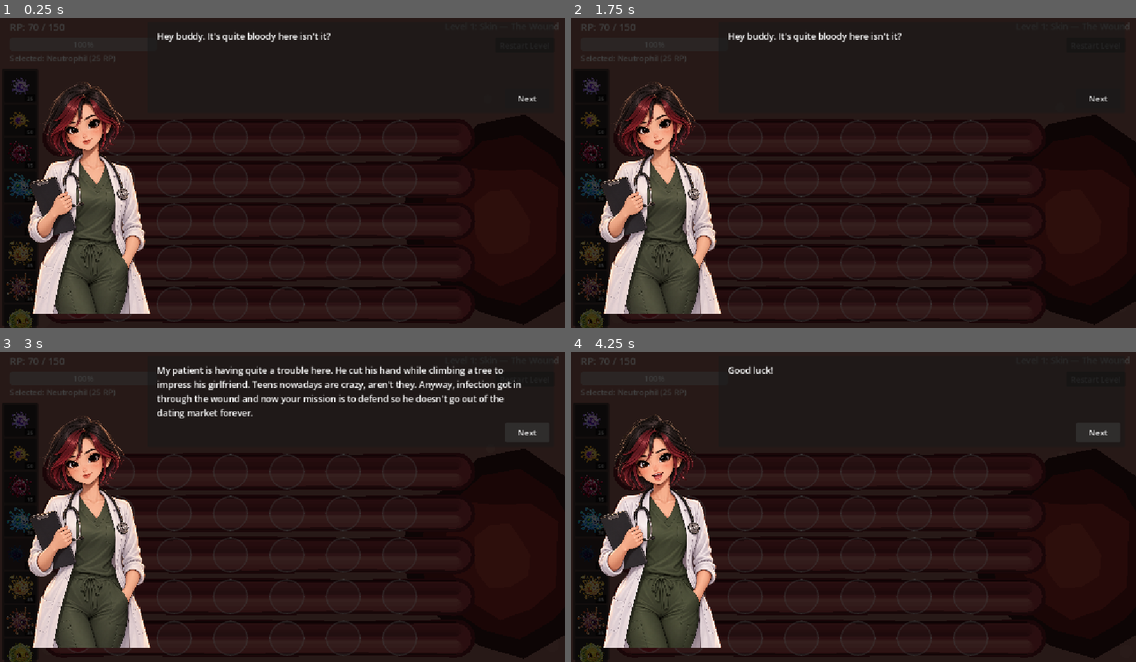
Above: before the commit, frames 1-4 (two rows, left to right).
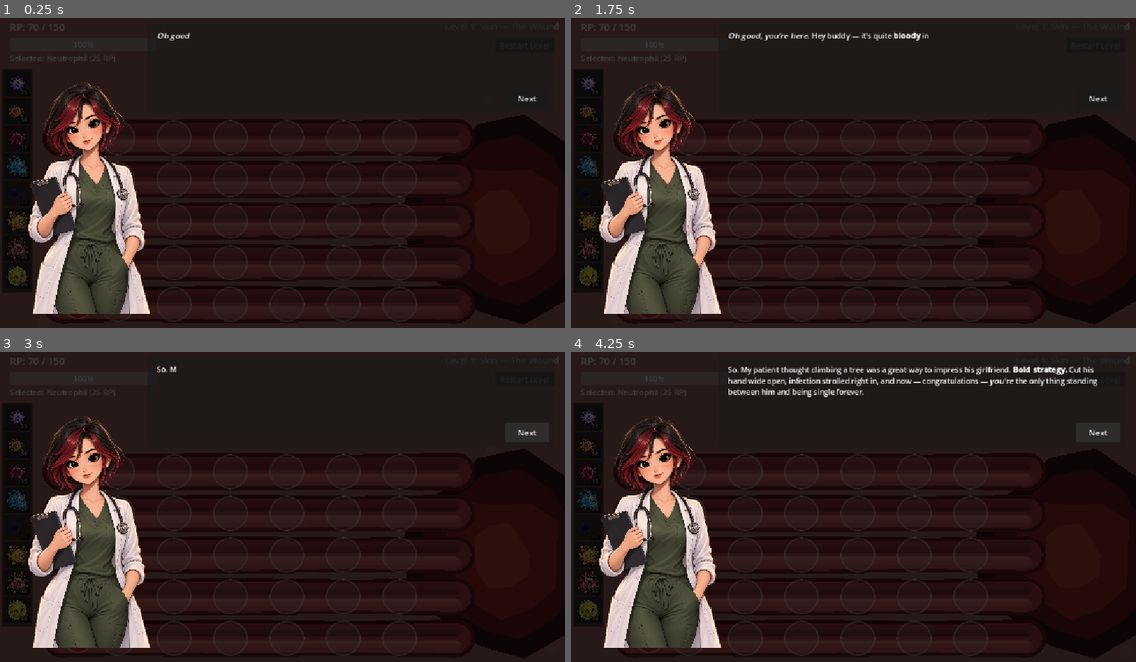
Above: after the commit, the same moments.

Repository: Monika0414/Immunatorium
Game: Godot game, scene res://scenes/Main.tscn
Same seed, same stepped clock (60 frames per second), same inputs: the game is played once before the commit and once after it.
Inputs:
- Up to frame 1 (0.25 s): no input
- Up to frame 2 (1.75 s): click "Restart Level" at 0.5 s; click "Restart Level" at 1.25 s
- Up to frame 3 (3 s): click "Restart Level" at 2 s; click "Next" at 2.75 s
- Up to frame 4 (4.25 s): click "Next" at 3.5 s

The runs differ from the first frame. In frame 1, 2.4% of the frame differs, in the area x 0-59%, y 4-100%; in frame 2, 2.5%; in frame 3, 4.6%; in frame 4, 4.9%, in the area x 0-94%, y 4-100%.

Commit message:
Mirror Staph/Strep sprites to face toward defenders

Diff:
--- a/autoload/GameData.gd
+++ b/autoload/GameData.gd
@@ -172,6 +172,10 @@
 
 
 func defender_tooltip(t: int) -> String:
+	# Kept short on purpose: Godot's default tooltip renders as one unwrapped
+	# box, so a long line (e.g. the biology trivia in FIELD_NOTES) blows it up
+	# into a huge popup. Those facts have their own dedicated reveal-on-kill
+	# popup (see main.gd's _show_field_note) — no need to duplicate them here.
 	var s: Dictionary = DEFENDER_STATS.get(t, {})
 	if s.is_empty():
 		return DEFENDER_NAMES.get(t, "Unknown")
@@ -180,8 +184,6 @@
 		"HP %d | Power %d | Rate %.1f/s | Range %d | Cost %d RP" % [s.hp, s.power, s.attack_rate, s.range, s.cost],
 		DEFENDER_ABILITIES.get(t, ""),
 	]
-	if FIELD_NOTES.has(t):
-		lines.append(FIELD_NOTES[t])
 	return "\n".join(lines)
 
 
--- a/project.godot
+++ b/project.godot
@@ -28,6 +28,10 @@
 window/stretch/mode="canvas_items"
 window/stretch/aspect="expand"
 
+[gui]
+
+theme/custom="res://theme/ui_theme.tres"
+
 [physics]
 
 3d/physics_engine="Jolt Physics"
--- a/scenes/Main.tscn
+++ b/scenes/Main.tscn
@@ -81,13 +81,15 @@
 theme_override_font_sizes/font_size = 24
 text = ""
 
-[node name="FieldNoteLabel" type="Label" parent="UI"]
+[node name="FieldNoteLabel" type="RichTextLabel" parent="UI"]
 offset_left = 194.0
 offset_top = 214.0
 offset_right = 960.0
 offset_bottom = 250.0
-theme_override_font_sizes/font_size = 13
-autowrap_mode = 2
+theme_override_font_sizes/normal_font_size = 13
+bbcode_enabled = true
+fit_content = true
+scroll_active = false
 visible = false
 text = ""
 
@@ -110,14 +112,14 @@
 [node name="DefenderSidebarPanel" type="Panel" parent="UI"]
 offset_left = 4.0
 offset_top = 120.0
-offset_right = 78.0
-offset_bottom = 644.0
+offset_right = 66.0
+offset_bottom = 576.0
 
 [node name="DefenderBar" type="VBoxContainer" parent="UI"]
 offset_left = 8.0
 offset_top = 124.0
-offset_right = 74.0
-offset_bottom = 636.0
+offset_right = 62.0
+offset_bottom = 568.0
 theme_override_constants/separation = 4
 
 [node name="IntroLayer" type="CanvasLayer" parent="."]
@@ -143,13 +145,14 @@
 offset_bottom = 210.0
 mouse_filter = 0
 
-[node name="RulesLabel" type="Label" parent="IntroLayer/Panel"]
+[node name="RulesLabel" type="RichTextLabel" parent="IntroLayer/Panel"]
 offset_left = 20.0
 offset_top = 16.0
 offset_right = 790.0
 offset_bottom = 140.0
-theme_override_font_sizes/font_size = 18
-autowrap_mode = 3
+theme_override_font_sizes/normal_font_size = 15
+bbcode_enabled = true
+scroll_active = false
 text = "Hey buddy. It's quite bloody here isn't it?"
 
 [node name="StartButton" type="Button" parent="IntroLayer/Panel"]
@@ -177,23 +180,27 @@
 offset_bottom = 434.0
 mouse_filter = 0
 
-[node name="TitleLabel" type="Label" parent="GameOverLayer/Panel"]
+[node name="TitleLabel" type="RichTextLabel" parent="GameOverLayer/Panel"]
 offset_left = 20.0
 offset_top = 24.0
 offset_right = 380.0
 offset_bottom = 64.0
-theme_override_font_sizes/font_size = 30
-horizontal_alignment = 1
-text = "LEVEL COMPLETE!"
-
-[node name="SubtitleLabel" type="Label" parent="GameOverLayer/Panel"]
+theme_override_font_sizes/normal_font_size = 28
+bbcode_enabled = true
+fit_content = true
+scroll_active = false
+text = "[center][b]PATIENT SAVED![/b][/center]"
+
+[node name="SubtitleLabel" type="RichTextLabel" parent="GameOverLayer/Panel"]
 offset_left = 20.0
 offset_top = 76.0
 offset_right = 380.0
-offset_bottom = 116.0
-theme_override_font_sizes/font_size = 18
-horizontal_alignment = 1
-text = "Grade S (100/100)"
+offset_bottom = 140.0
+theme_override_font_sizes/normal_font_size = 16
+bbcode_enabled = true
+fit_content = true
+scroll_active = false
+text = "[center]Grade S — 100/100[/center]"
 
 [node name="RetryButton" type="Button" parent="GameOverLayer/Panel"]
 offset_left = 130.0
--- a/scripts/main.gd
+++ b/scripts/main.gd
@@ -12,14 +12,14 @@
 @onready var status_label: Label = $UI/StatusLabel
 @onready var selected_label: Label = $UI/SelectedLabel
 @onready var level_label: Label = $UI/LevelLabel
-@onready var field_note_label: Label = $UI/FieldNoteLabel
+@onready var field_note_label: RichTextLabel = $UI/FieldNoteLabel
 @onready var intro_layer: CanvasLayer = $IntroLayer
 @onready var intro_next_button: Button = $IntroLayer/Panel/StartButton
-@onready var intro_dialogue_label: Label = $IntroLayer/Panel/RulesLabel
+@onready var intro_dialogue_label: RichTextLabel = $IntroLayer/Panel/RulesLabel
 @onready var doctor_sprite: TextureRect = $IntroLayer/DoctorSprite
 @onready var game_over_layer: CanvasLayer = $GameOverLayer
-@onready var game_over_title: Label = $GameOverLayer/Panel/TitleLabel
-@onready var game_over_subtitle: Label = $GameOverLayer/Panel/SubtitleLabel
+@onready var game_over_title: RichTextLabel = $GameOverLayer/Panel/TitleLabel
+@onready var game_over_subtitle: RichTextLabel = $GameOverLayer/Panel/SubtitleLabel
 @onready var retry_button: Button = $GameOverLayer/Panel/RetryButton
 @onready var preview_aura_ring: AuraRing = $PreviewAuraRing
 @onready var defender_bar: VBoxContainer = $UI/DefenderBar
@@ -39,11 +39,22 @@
 # each one, and the final "Next" click both closes the intro and starts the
 # level — there's no separate "Start" button/label).
 const DOCTOR_LINES: Array[String] = [
-	"Hey buddy. It's quite bloody here isn't it?",
-	"My patient is having quite a trouble here. He cut his hand while climbing a tree to impress his girlfriend. Teens nowadays are crazy, aren't they. Anyway, infection got in through the wound and now your mission is to defend so he doesn't go out of the dating market forever.",
-	"Good luck!",
+	"[i]Oh good, you're here.[/i] Hey buddy — it's quite [b]bloody[/b] in here, isn't it?",
+	"So. My patient thought climbing a tree was a great way to impress his girlfriend. [b]Bold strategy.[/b] Cut his hand wide open, infection strolled right in, and now — congratulations — [i]you're[/i] the only thing standing between him and being single forever.",
+	"[b]Good luck.[/b] [i]Try not to lose him.[/i] No pressure.",
 ]
 var intro_line_index: int = 0
+
+# Typewriter reveal for the current line, done via RichTextLabel's own
+# visible_characters (bbcode-aware — it counts glyphs, not raw string index,
+# so a tag like [b] never gets sliced in half mid-reveal the way a plain
+# String.substr() would). The mouth only animates while a character is
+# actively still appearing (see _update_doctor_talk_cycle), and rests closed
+# once the full line is on screen — without that gate she was flapping her
+# mouth nonstop the whole time a line just sat there waiting for a click,
+# which read as a nervous tic instead of "talking."
+const DOCTOR_CHARS_PER_SECOND: float = 32.0
+var _intro_reveal_chars: float = 0.0
 
 const DOCTOR_IDLE_TEXTURE: Texture2D = preload("res://art/characters/doctor_idle.png")
 const DOCTOR_TALK_TEXTURE: Texture2D = preload("res://art/characters/doctor_talk.png")
@@ -76,6 +87,7 @@
 var level_elapsed: float = 0.0
 var time_since_spawn: float = 0.0
 var game_over: bool = false
+var game_over_won: bool = false  # set by _end_game() — lets tests check outcome without parsing display copy/flavor text
 
 ## --- Wave-scripted levels (level_config.has("waves"), see GameData.LEVELS) ---
 var wave_index: int = 0
@@ -117,7 +129,7 @@
 
 	doctor_sprite.expand_mode = TextureRect.EXPAND_FIT_HEIGHT_PROPORTIONAL
 	doctor_sprite.stretch_mode = TextureRect.STRETCH_KEEP_ASPECT_CENTERED
-	intro_dialogue_label.text = DOCTOR_LINES[0]
+	_begin_intro_line(0)
 
 	_create_slot_buttons()
 	game_over = true  # paused behind the intro popup until Start is pressed
@@ -135,7 +147,7 @@
 		var btn := Button.new()
 		# Width 0 = let the VBoxContainer stretch it to fill the sidebar;
 		# height fixed so the card reads as a square icon, not a name-plate.
-		btn.custom_minimum_size = Vector2(0, 64)
+		btn.custom_minimum_size = Vector2(0, 52)
 		btn.size_flags_horizontal = Control.SIZE_EXPAND_FILL
 		btn.tooltip_text = GameData.defender_tooltip(type)
 		btn.pressed.connect(_select_type.bind(type))
@@ -183,15 +195,15 @@
 		var badge_bg := ColorRect.new()
 		badge_bg.color = Color(0, 0, 0, 0.65)
 		badge_bg.set_anchors_preset(Control.PRESET_BOTTOM_RIGHT)
-		badge_bg.offset_left = -24
-		badge_bg.offset_top = -16
+		badge_bg.offset_left = -20
+		badge_bg.offset_top = -13
 		badge_bg.offset_right = -1
 		badge_bg.offset_bottom = -1
 		badge_bg.mouse_filter = Control.MOUSE_FILTER_IGNORE
 		btn.add_child(badge_bg)
 		var badge := Label.new()
 		badge.text = str(int(stats.cost))
-		badge.add_theme_font_size_override("font_size", 11)
+		badge.add_theme_font_size_override("font_size", 10)
 		badge.add_theme_color_override("font_color", Color.WHITE)
 		badge.horizontal_alignment = HORIZONTAL_ALIGNMENT_CENTER
 		badge.vertical_alignment = VERTICAL_ALIGNMENT_CENTER
@@ -219,20 +231,48 @@
 		entry.btn.modulate = Color.WHITE if affordable else Color(0.42, 0.42, 0.42)
 
 
-## Cheap "is she talking" cel-swap: alternates idle/talk textures on a fixed
-## interval for as long as the intro dialogue is on screen.
+## Loads a new line's bbcode into the label with 0 characters revealed yet —
+## _update_doctor_talk_cycle() does the actual per-frame reveal.
+func _begin_intro_line(index: int) -> void:
+	intro_line_index = index
+	intro_dialogue_label.text = DOCTOR_LINES[index]
+	_intro_reveal_chars = 0.0
+	intro_dialogue_label.visible_characters = 0
+
+
+## Typewriter-reveals the current line via visible_characters (bbcode-safe —
+## see the const comment above), and only cel-swaps idle/talk textures while a
+## character is actually still appearing — once the full line is on screen she
+## settles back to idle and holds still until the next click.
 func _update_doctor_talk_cycle(delta: float) -> void:
-	_doctor_talk_timer += delta
-	if _doctor_talk_timer >= DOCTOR_TALK_FRAME_TIME:
+	var total_chars: int = intro_dialogue_label.get_total_character_count()
+	if intro_dialogue_label.visible_characters < total_chars:
+		_intro_reveal_chars = min(total_chars, _intro_reveal_chars + DOCTOR_CHARS_PER_SECOND * delta)
+		intro_dialogue_label.visible_characters = int(_intro_reveal_chars)
+
+		_doctor_talk_timer += delta
+		if _doctor_talk_timer >= DOCTOR_TALK_FRAME_TIME:
+			_doctor_talk_timer = 0.0
+			_doctor_mouth_open = not _doctor_mouth_open
+			doctor_sprite.texture = DOCTOR_TALK_TEXTURE if _doctor_mouth_open else DOCTOR_IDLE_TEXTURE
+	elif _doctor_mouth_open:
+		_doctor_mouth_open = false
 		_doctor_talk_timer = 0.0
-		_doctor_mouth_open = not _doctor_mouth_open
-		doctor_sprite.texture = DOCTOR_TALK_TEXTURE if _doctor_mouth_open else DOCTOR_IDLE_TEXTURE
+		doctor_sprite.texture = DOCTOR_IDLE_TEXTURE
 
 
 func _on_intro_next_pressed() -> void:
-	intro_line_index += 1
-	if intro_line_index < DOCTOR_LINES.size():
-		intro_dialogue_label.text = DOCTOR_LINES[intro_line_index]
+	var total_chars: int = intro_dialogue_label.get_total_character_count()
+	if intro_dialogue_label.visible_characters < total_chars:
+		# First click while she's still "talking" just finishes the line
+		# instantly instead of skipping it — same convention as most VN/dialogue
+		# boxes, and it means an eager clicker never loses text.
+		_intro_reveal_chars = total_chars
+		intro_dialogue_label.visible_characters = total_chars
+		return
+
+	if intro_line_index + 1 < DOCTOR_LINES.size():
+		_begin_intro_line(intro_line_index + 1)
 	else:
 		_on_start_pressed()
 
@@ -577,7 +617,7 @@
 func _show_field_note(text: String) -> void:
 	if text.is_empty():
 		return
-	var full_text: String = "Field Note: " + text
+	var full_text: String = "[b]🔬 Field Note:[/b] [i]%s[/i]" % text
 	field_note_label.text = full_text
 	field_note_label.visible = true
 	# Guarded like _flash_status: without this, a timer armed by one note
@@ -614,8 +654,20 @@
 	return {"score": score, "grade": grade}
 
 
+## Grade -> {color, flavor line}. Keeps the doctor's "dating market" joke from
+## the intro running through to the payoff instead of dropping it the moment
+## the level actually starts.
+const GRADE_FLAVOR: Dictionary = {
+	"S": {"color": "#f2d94e", "line": "Flawless. He owes you a best-man speech."},
+	"A": {"color": "#8ee08e", "line": "Great work — the immune system thanks you."},
+	"B": {"color": "#7fc7e8", "line": "He'll live. Barely. Might want to rethink tree-climbing."},
+	"C": {"color": "#e8a15c", "line": "Scraped through. Please never do that again."},
+}
+
+
 func _end_game(won: bool) -> void:
 	game_over = true
+	game_over_won = won
 	# Stop combat resolution outright — game_over alone only gates spawning
 	# (see the checks below in _process), but Lane._process() drives its own
 	# movement/attacks every frame regardless, so without this, enemies kept
@@ -624,13 +676,15 @@
 		l.set_process(false)
 	if won:
 		var result: Dictionary = _compute_efficiency_grade()
-		game_over_title.text = "LEVEL COMPLETE!"
-		game_over_subtitle.text = "Score: %d/100" % int(round(result.score))
+		var flavor: Dictionary = GRADE_FLAVOR.get(result.grade, GRADE_FLAVOR.C)
+		game_over_title.text = "[center][b]🎉 PATIENT SAVED![/b][/center]"
+		game_over_subtitle.text = "[center]Grade [b][color=%s]%s[/color][/b] — %d/100\n[i]%s[/i][/center]" % \
+			[flavor.color, result.grade, int(round(result.score)), flavor.line]
 		SaveData.last_level_grade = result.grade
 		SaveData.save_game()
 		SFX.play_win()
 	else:
-		game_over_title.text = "BODY HEALTH DEPLETED"
-		game_over_subtitle.text = "The infection got through. Try again?"
+		game_over_title.text = "[center][b]💀 INFECTION WINS[/b][/center]"
+		game_over_subtitle.text = "[center]He's cancelling the date. Again?[/center]"
 		SFX.play_lose()
 	game_over_layer.visible = true
--- a/tests/test_playthrough.gd
+++ b/tests/test_playthrough.gd
@@ -38,7 +38,7 @@
 
 	t.check(main.game_over, "Level reaches an end state within the simulation budget (didn't stall)")
 	if main.game_over:
-		var won: bool = main.game_over_title.text == "LEVEL COMPLETE!"
+		var won: bool = main.game_over_won
 		t.check(won, "A bare-minimum bot (Neutrophils only, no strategy) clears Level 1 (Body Health: %.0f/100, got: '%s')" \
 			% [main.body_health, main.game_over_title.text])
 		if won:
--- /dev/null
+++ b/theme/ui_theme.tres
@@ -0,0 +1,9 @@
+[gd_resource type="Theme" format=3]
+
+[resource]
+; Only overrides the tooltip label's font size — every other Control in this
+; project sets its own theme_override_font_sizes/font_size explicitly, so a
+; project-wide default theme change would only actually reach the one place
+; that was still using the engine default: the hover tooltip on the sidebar
+; defender cards (see GameData.defender_tooltip / _build_defender_bar).
+TooltipLabel/font_sizes/font_size = 12
Binary file changed: art/defenders/stem_cell_idle.png
Binary file changed: art/enemies/staph_attack_1.png
Binary file changed: art/enemies/staph_attack_2.png
Binary file changed: art/enemies/staph_die.png
Binary file changed: art/enemies/staph_idle.png
Binary file changed: art/enemies/strep_attack_1.png
Binary file changed: art/enemies/strep_attack_2.png
Binary file changed: art/enemies/strep_die.png
Binary file changed: art/enemies/strep_idle.png
Not shown, changed: docs/index.html
Not shown, changed: docs/index.pck
